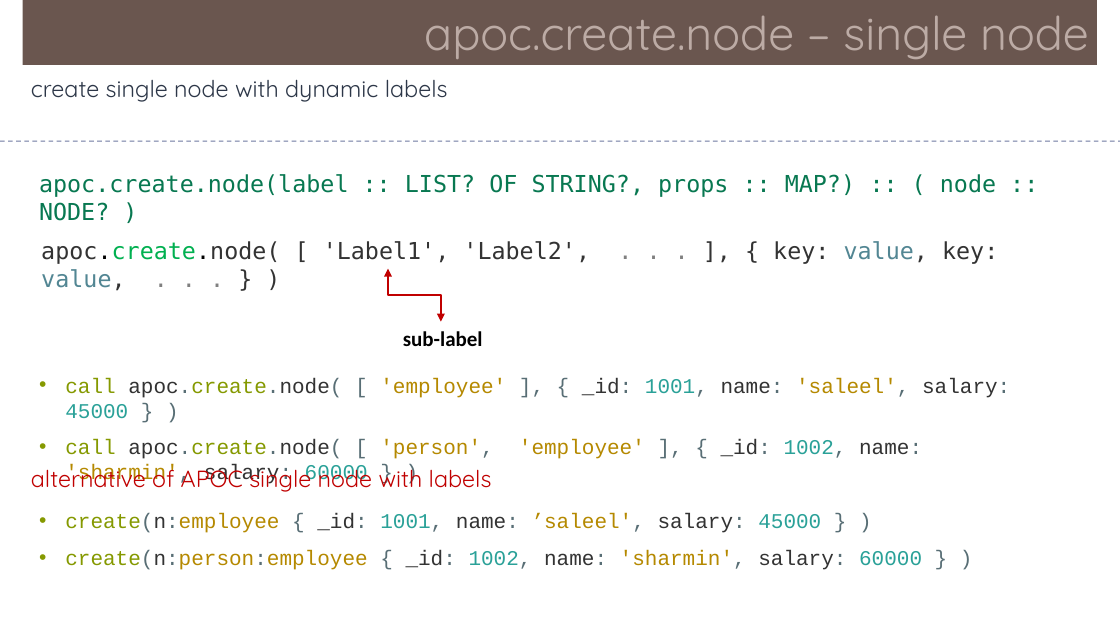
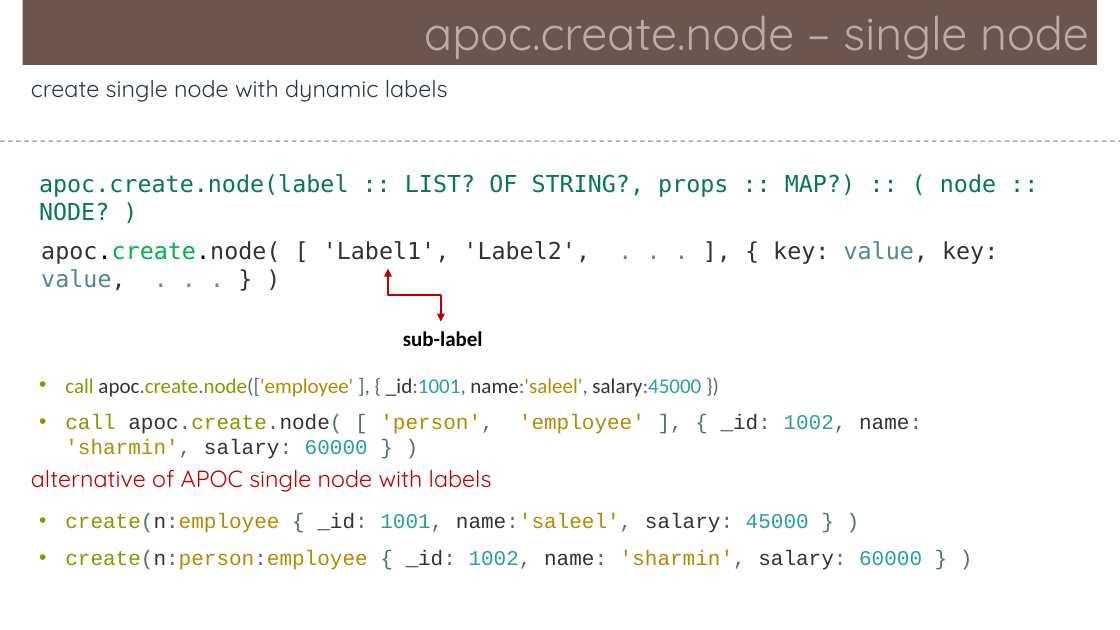
Before and after one commit to Saleel-Bagde/PPT-s, a slide deck: slide 33 of Neo4j.pptx. Drawn at 1120x630 pixels with LibreOffice and Linux fonts; fonts in the diff are those of the drawing. Boxes give left, top, right and bottom in pixels: in the first picture for what was removed or moved away, otherwise in the second. Text is boxed around its words. In the diff, an @@ line names an element or a change of style, - is before the commit and + after.

```diff
--- a/Neo4j.pptx
+++ b/Neo4j.pptx
@@ text at [65,378,701,397]: text changed; font Courier New to Calibri; text colour #333333 to #B58900 @@
-• call apoc.create.node( [ 'employee' ], { _id: 1001, name: 'saleel', salary: 45000 } )
+• call apoc.create.node(['employee' ], { _id:1001, name:'saleel', salary:45000 })
@@ text at [65,513,809,533]: text changed @@
-• create(n:employee { _id: 1001, name: ’saleel', salary: 45000 } )
+• create(n:employee { _id: 1001, name:'saleel', salary: 45000 } )
```
Also in this commit, not shown: 1 other slide changed.
